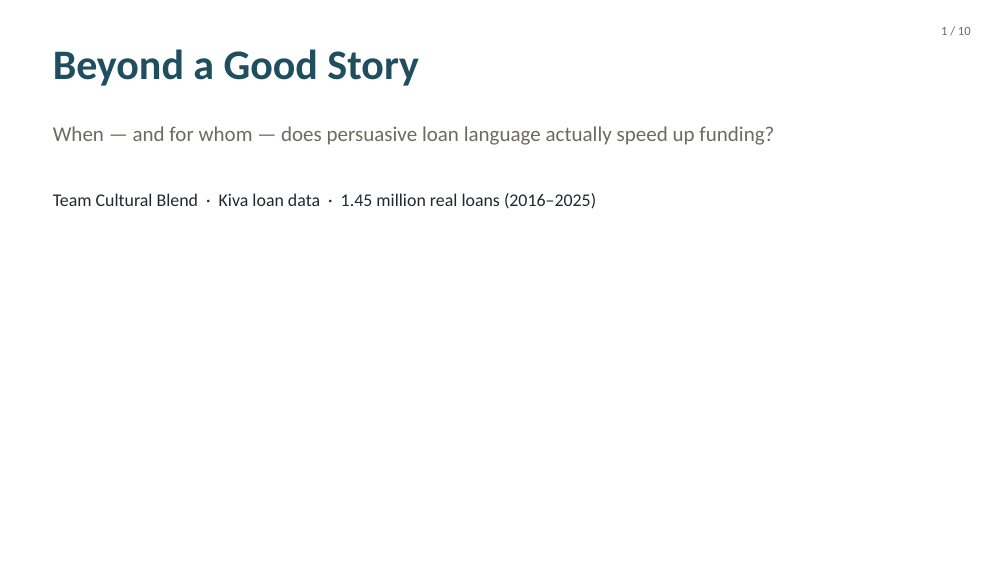
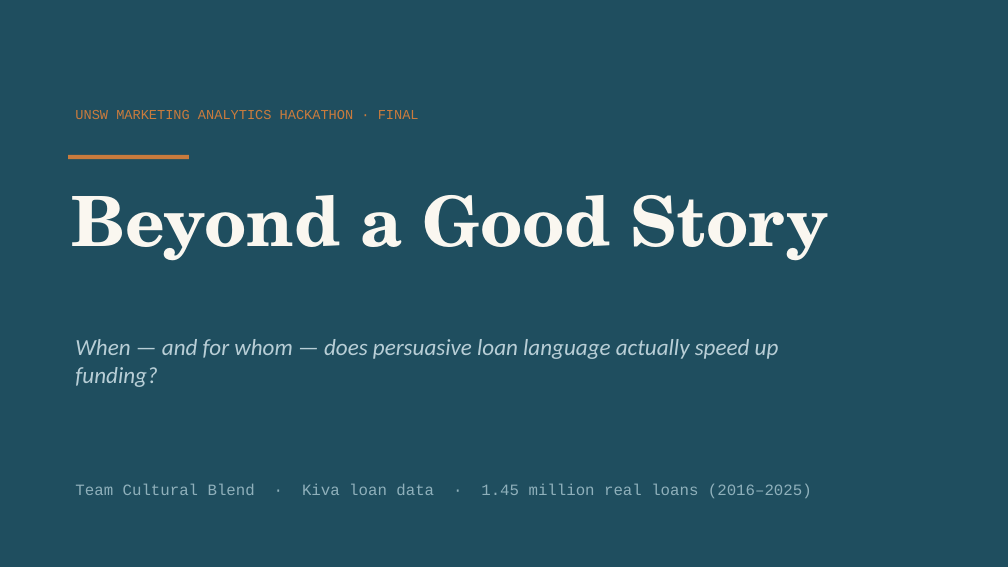
Before and after one commit to tuannm3812/unsw-ma-hackathon-2026, a slide deck: slide 1 of docs/presentation/slides_draft.pptx. Drawn at 1008x567 pixels with LibreOffice and Linux fonts; fonts in the diff are those of the drawing. Boxes give left, top, right and bottom in pixels: in the first picture for what was removed or moved away, otherwise in the second. Text is boxed around its words. In the diff, an @@ line names an element or a change of style, - is before the commit and + after.

```diff
--- a/docs/presentation/slides_draft.pptx
+++ b/docs/presentation/slides_draft.pptx
@@ background #FFFFFF to #1F4E5F @@
@@ text removed at box(941, 27, 971, 35) @@
-1 / 10
@@ text added at box(75, 110, 419, 119), 13 pt, text #C97B3D @@
+UNSW MARKETING ANALYTICS HACKATHON · FINAL
@@ text "Beyond a Good Story": place and size @@
-text "Beyond a Good Story" at box(53, 49, 418, 86)
+text "Beyond a Good Story" at box(72, 195, 829, 261)
@@ text "Beyond a Good Story" at box(72, 195, 829, 261): size 40 to 66 pt, font Calibri to TeX Gyre Schola, text colour #1F4E5F to #FAF7F0 @@
@@ rectangle added at box(68, 155, 189, 160), fill #C97B3D @@
@@ text "When — and for whom ...": place and size @@
-text "When — and for whom ..." at box(53, 126, 774, 145)
+text "When — and for whom ..." at box(75, 339, 779, 387)
@@ text "When — and for whom ..." at box(75, 339, 779, 387): size 20 to 22 pt, text colour #6E6A5E to #B8CED6, italic on @@
@@ text "Team Cultural Blend · Kiva ...": place and size @@
-text "Team Cultural Blend · Kiva ..." at box(53, 193, 596, 209)
+text "Team Cultural Blend · Kiva ..." at box(75, 484, 812, 498)
@@ text "Team Cultural Blend · Kiva ..." at box(75, 484, 812, 498): size 17 to 15 pt, font Calibri to Courier New, text colour #1E2A2F to #8FB0BB; less space between paragraphs @@
```
Also in this commit, not shown: 9 other slides changed.
